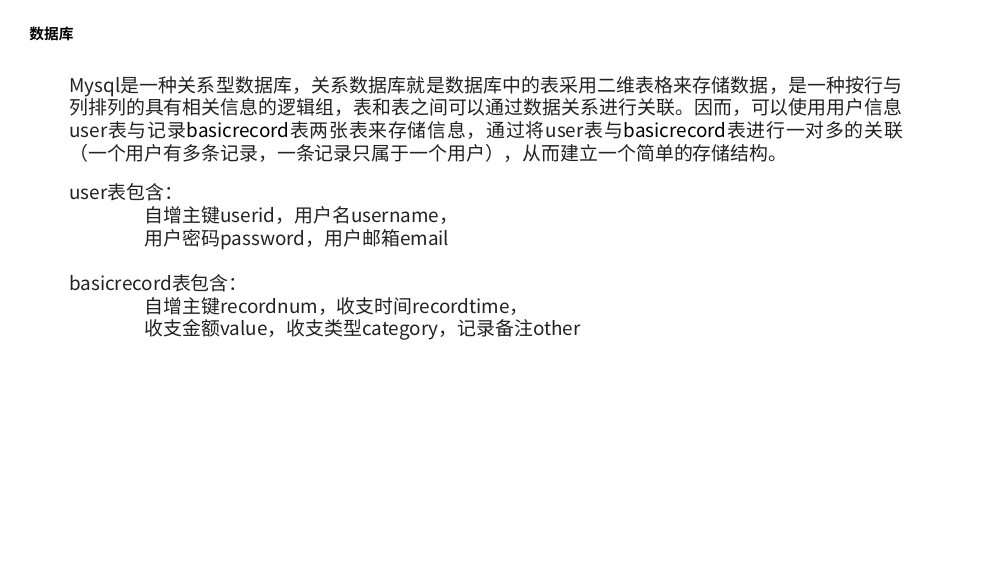
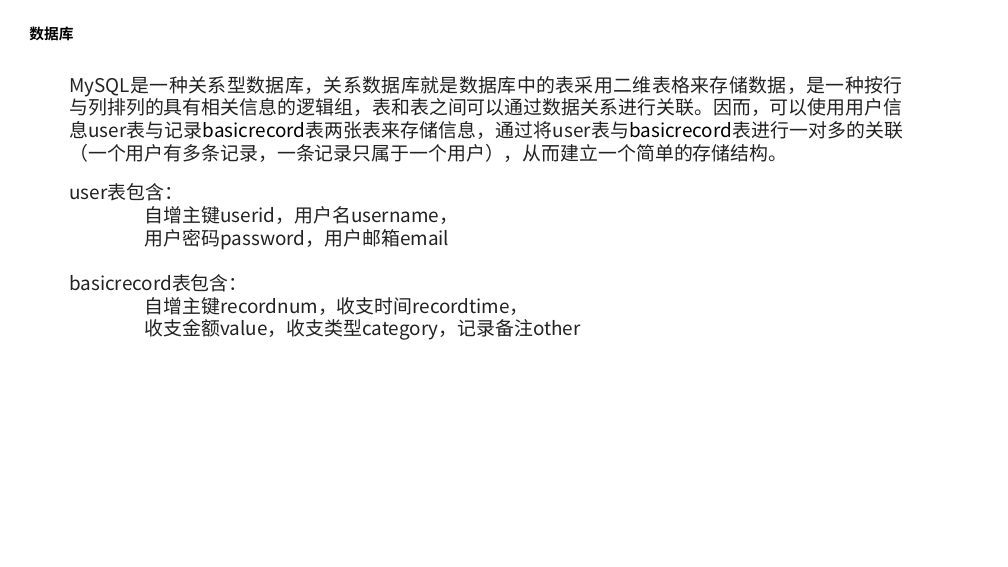
Before and after one commit to Jerrypie/Financial-management-system, a slide deck: slide 2 of 个人财务管理系统的设计与开发后端.pptx. Drawn at 1008x567 pixels with LibreOffice and Linux fonts; fonts in the diff are those of the drawing. Boxes give left, top, right and bottom in pixels: in the first picture for what was removed or moved away, otherwise in the second. Text is boxed around its words. In the diff, an @@ line names an element or a change of style, - is before the commit and + after.

```diff
--- a/个人财务管理系统的设计与开发后端.pptx
+++ b/个人财务管理系统的设计与开发后端.pptx
@@ text at (69, 76, 903, 162): text changed @@
-Mysql是一种关系型数据库，关系数据库就是数据库中的表采用二维表格来存储数据，是一种按行与列排列的具有相关信息的逻辑组，表和表之间可以通过数据关系进行关联。因而，可以使用用户信息user表与记录basicrecord表两张表来存储信息，通过将user表与basicrecord表进行一对多的关联（一个用户有多条记录，一条记录只属于一个用户），从而建立一个简单的存储结构。
+MySQL是一种关系型数据库，关系数据库就是数据库中的表采用二维表格来存储数据，是一种按行与列排列的具有相关信息的逻辑组，表和表之间可以通过数据关系进行关联。因而，可以使用用户信息user表与记录basicrecord表两张表来存储信息，通过将user表与basicrecord表进行一对多的关联（一个用户有多条记录，一条记录只属于一个用户），从而建立一个简单的存储结构。
```
Also in this commit, not shown: 32 other files.
